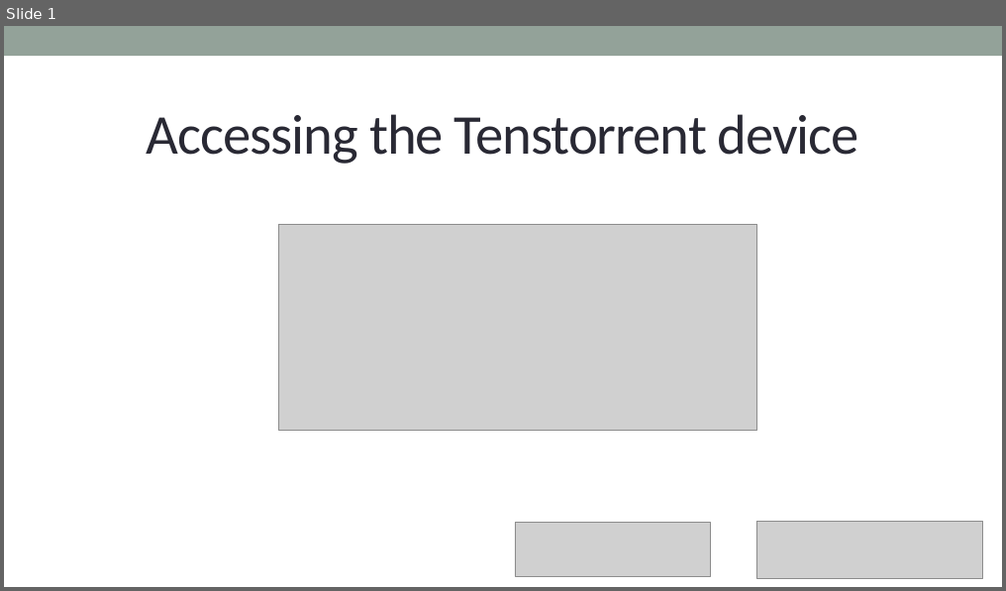
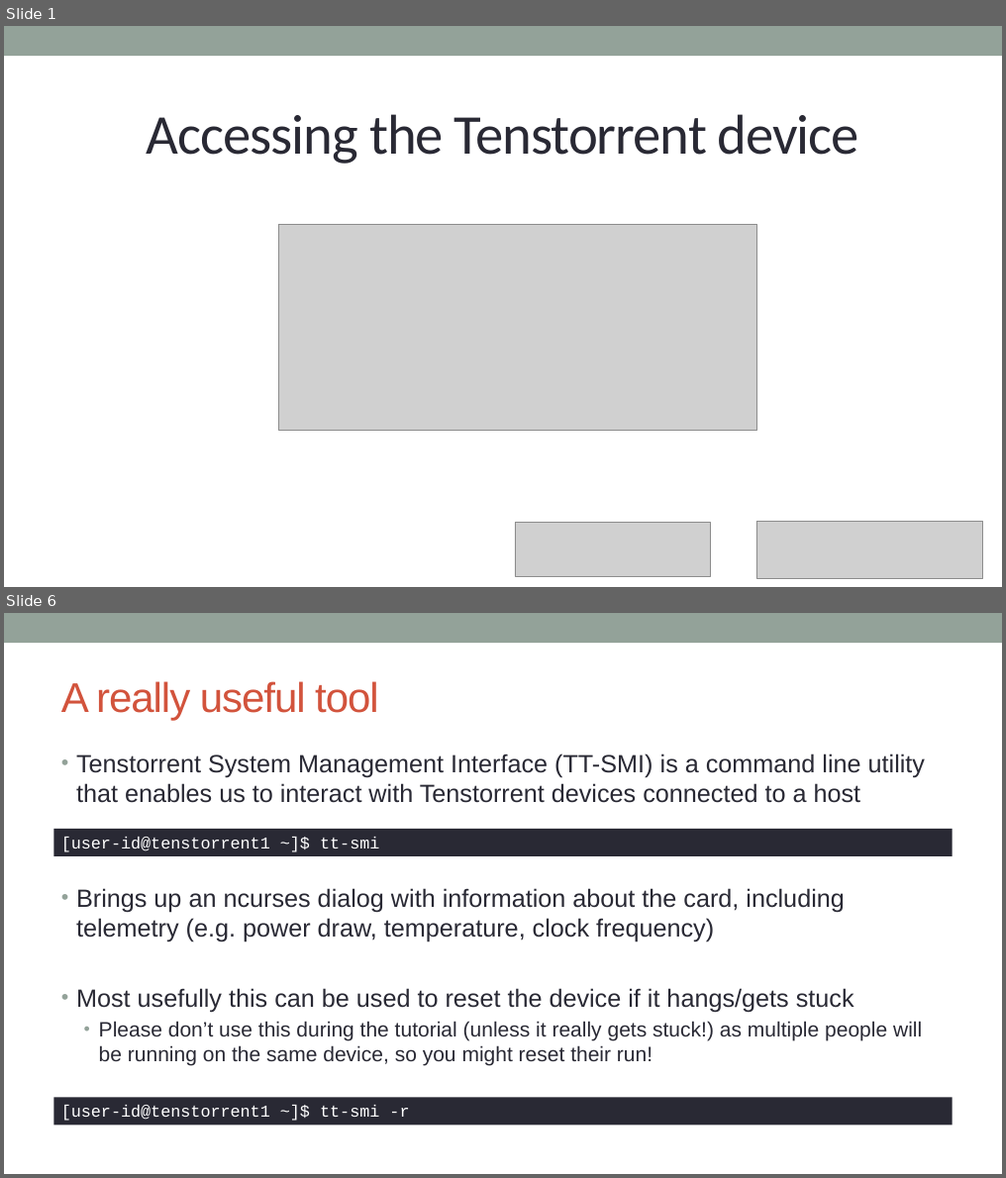
Before and after one commit to owainkenwayucl/tt-tutorial, a slide deck: lectures/src/Accessing Tenstorrent.pptx. Shown one above the other, each under a label of ours: slide 1 before the commit, slides 1 and 6 after it; the slides between them are not shown. The pictures are 1006x591 and 1006x1178 pixels, drawn with LibreOffice and Linux fonts; fonts in the diff are those of the drawing; grey boxes stand for pictures. Boxes give left, top, right and bottom in pixels: in the first picture for what was removed or moved away, otherwise in the second. Text is boxed around its words. In the diff, an @@ line names an element or a change of style, - is before the commit and + after.

```diff
--- a/lectures/src/Accessing Tenstorrent.pptx
+++ b/lectures/src/Accessing Tenstorrent.pptx
@@ slide 6 added at [4,613,1002,1174], background #FFFFFF; not listed: 1 template element that a slide beside it also shows @@
@@ title added at [61,681,379,720], 40 pt, text #D2533C @@
+A really useful tool
@@ text added at [76,754,925,1066], 24 pt, text #292934 @@
+• Tenstorrent System Management Interface (TT-SMI) is a command line utility that enables us to interact with Tenstorrent devices connected to a host
+• Brings up an ncurses dialog with information about the card, including telemetry (e.g. power draw, temperature, clock frequency)
+• Most usefully this can be used to reset the device if it hangs/gets stuck
+  • Please don’t use this during the tutorial (unless it really gets stuck!) as multiple people will be running on the same device, so you might reset their run!
@@ rectangle added at [54,829,952,857], fill #292934, 16 pt, text #FFFFFF @@
+[user-id@tenstorrent1 ~]$ tt-smi
@@ rectangle added at [54,1097,952,1125], fill #292934, 16 pt, text #FFFFFF @@
+[user-id@tenstorrent1 ~]$ tt-smi -r
```
Also in this commit, not shown: 2 slides changed, 4 other slides added, 3 other files.
